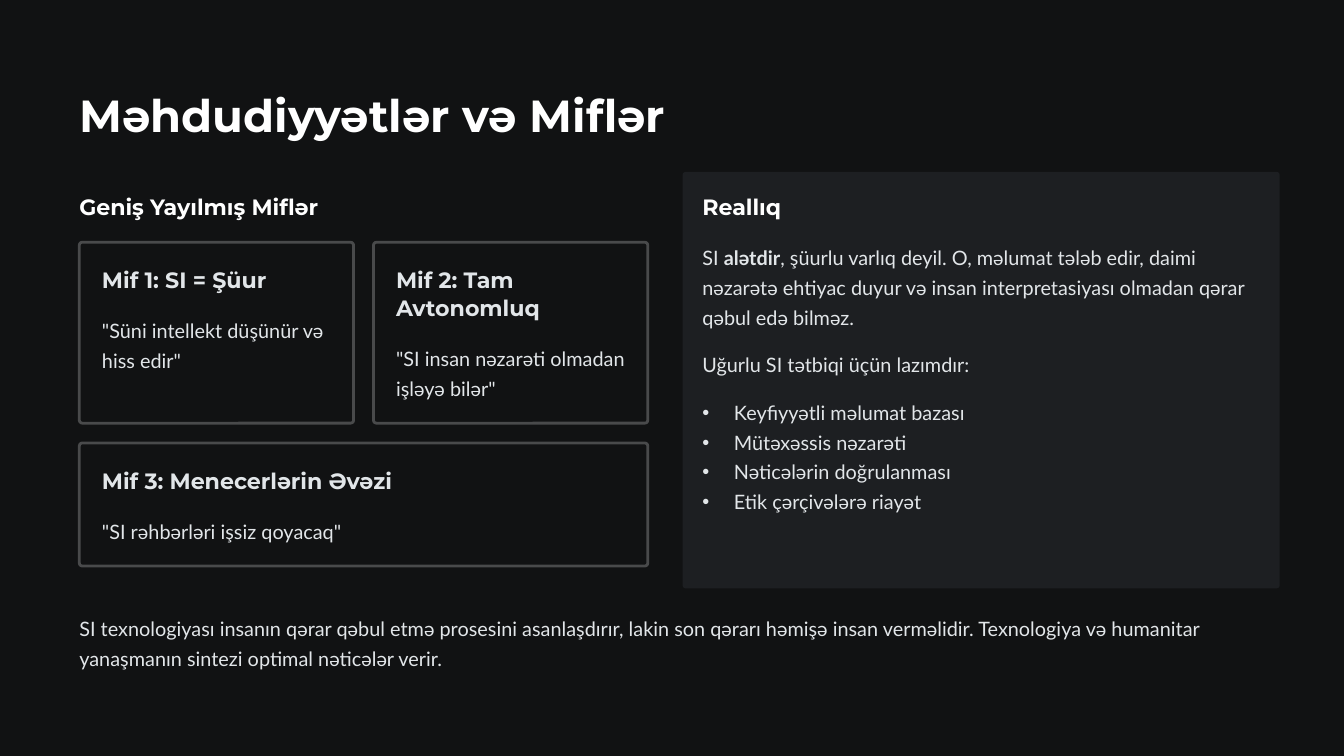
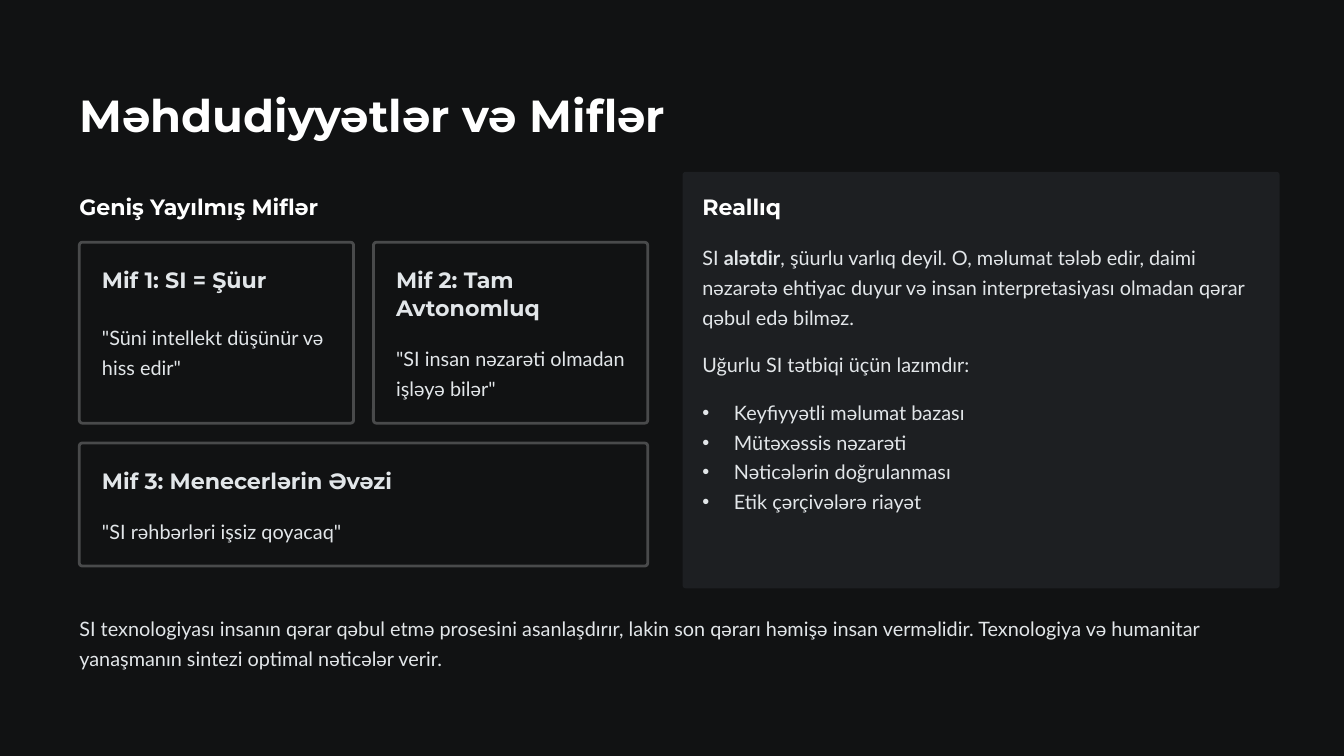
Before and after one commit to oiskenderov/ai-management-course, a slide deck: slide 9 of Seperated/Presentations/L1v2-Suni-Intellekt-Idareetme-Aleti-Kimi.pptx. Drawn at 1344x756 pixels with LibreOffice and Linux fonts; fonts in the diff are those of the drawing. Boxes give left, top, right and bottom in pixels: in the first picture for what was removed or moved away, otherwise in the second. Text is boxed around its words. In the diff, an @@ line names an element or a change of style, - is before the commit and + after.

```diff
--- a/Seperated/Presentations/L1v2-Suni-Intellekt-Idareetme-Aleti-Kimi.pptx
+++ b/Seperated/Presentations/L1v2-Suni-Intellekt-Idareetme-Aleti-Kimi.pptx
@@ text ""Süni intellekt düşünür və hiss ...": place and size @@
-text ""Süni intellekt düşünür və hiss ..." at (102,323,324,368)
+text ""Süni intellekt düşünür və hiss ..." at (102,330,324,375)
```
Also in this commit, not shown: 4 other slides changed, 3 other files.
